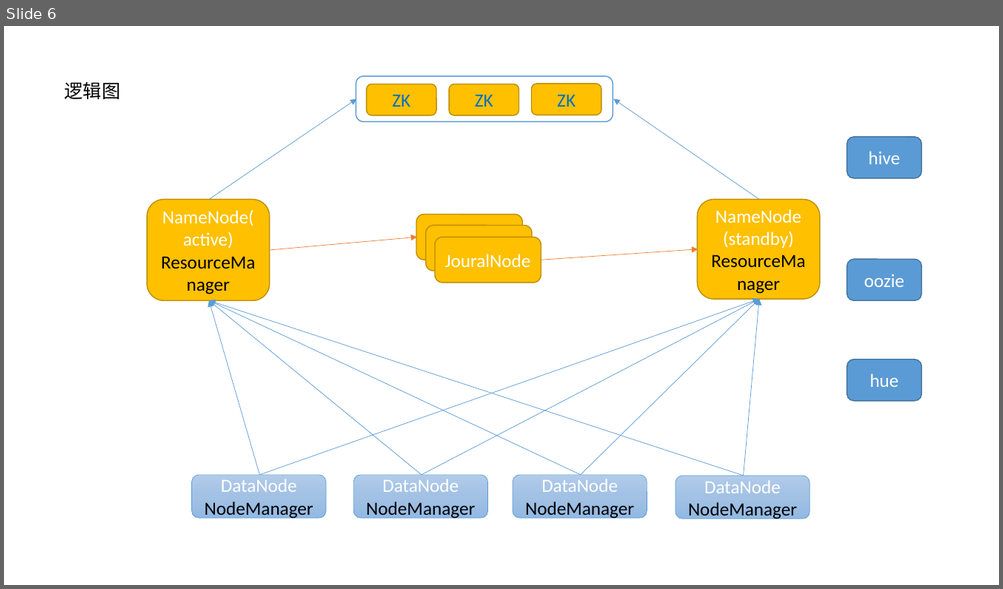
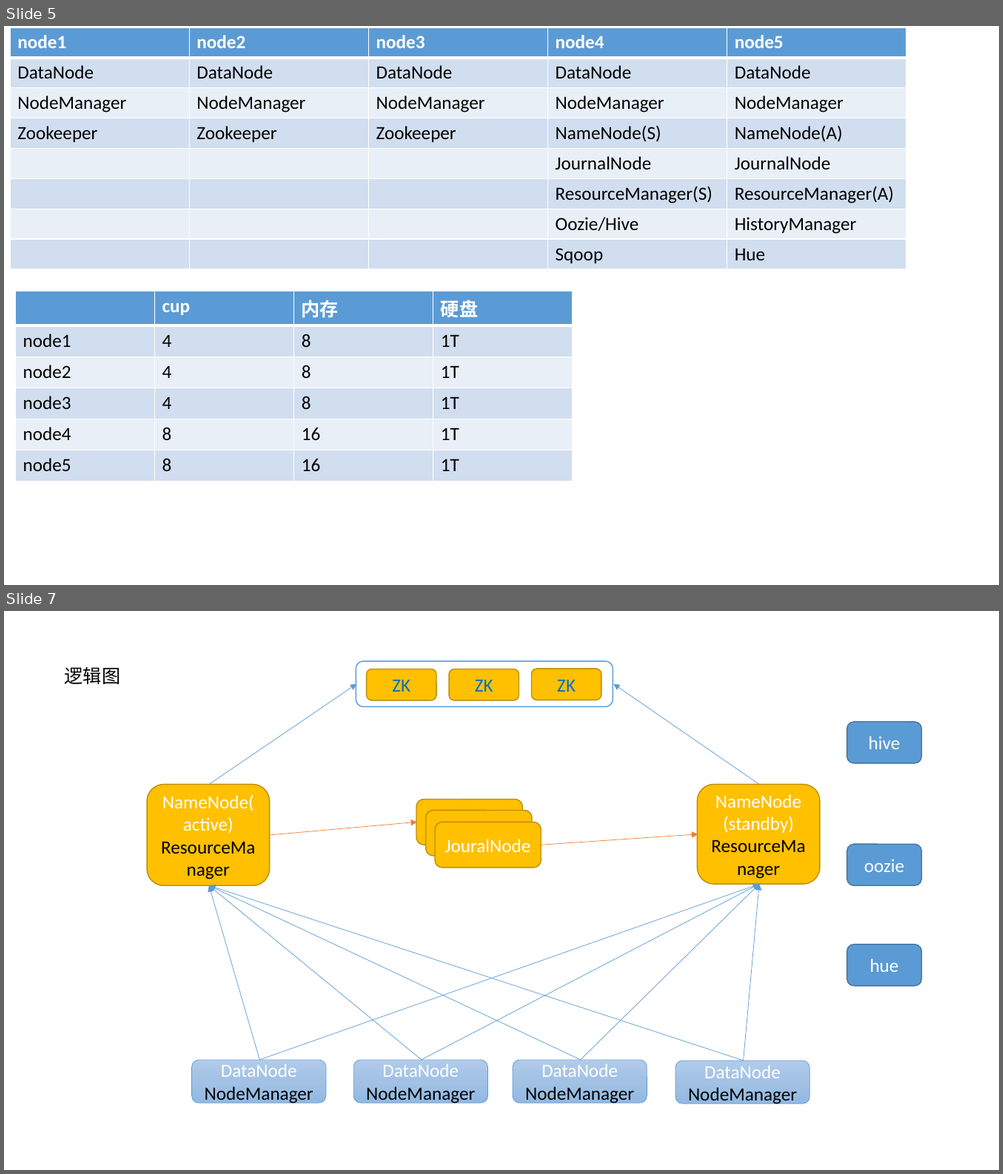
Before and after one commit to rockleeprc/note, a slide deck: ppt/BI.pptx. Shown one above the other, each under a label of ours: slide 6 before the commit, slides 5 and 7 after it; the slides between them are not shown. The pictures are 1003x589 and 1003x1174 pixels, drawn with LibreOffice and Linux fonts; fonts in the diff are those of the drawing. Boxes give left, top, right and bottom in pixels: in the first picture for what was removed or moved away, otherwise in the second. Text is boxed around its words. In the diff, an @@ line names an element or a change of style, - is before the commit and + after.

```diff
--- a/ppt/BI.pptx
+++ b/ppt/BI.pptx
@@ slide 5 added at [4,26,999,585], background #FFFFFF @@
@@ table added at [10,27,905,266], 8 rows, 5 columns @@
+node1 | node2 | node3 | node4 | node5
+DataNode | DataNode | DataNode | DataNode | DataNode
+NodeManager | NodeManager | NodeManager | NodeManager | NodeManager
+Zookeeper | Zookeeper | Zookeeper | NameNode(S) | NameNode(A)
+ |  |  | JournalNode | JournalNode
+ |  |  | ResourceManager(S) | ResourceManager(A)
+ |  |  | Oozie/Hive | HistoryManager
+ |  |  | Sqoop | Hue
@@ table added at [15,292,573,509], 6 rows, 4 columns @@
+ | cup | 内存 | 硬盘
+node1 | 4 | 8 | 1T
+node2 | 4 | 8 | 1T
+node3 | 4 | 8 | 1T
+node4 | 8 | 16 | 1T
+node5 | 8 | 16 | 1T
@@ what was slide 6 is now slide 7 @@
```
Also in this commit, not shown: 1 slide changed, 2 other files.
